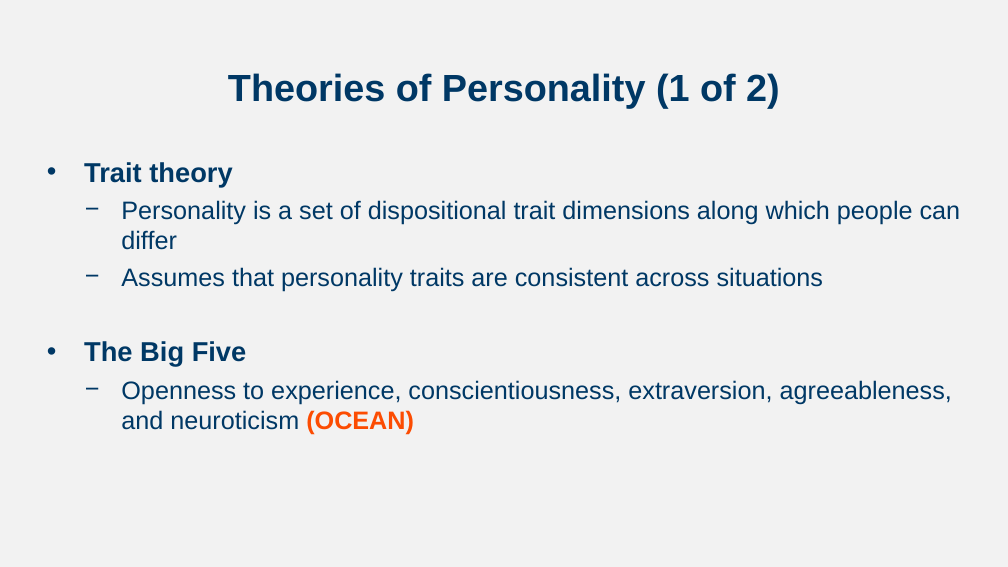
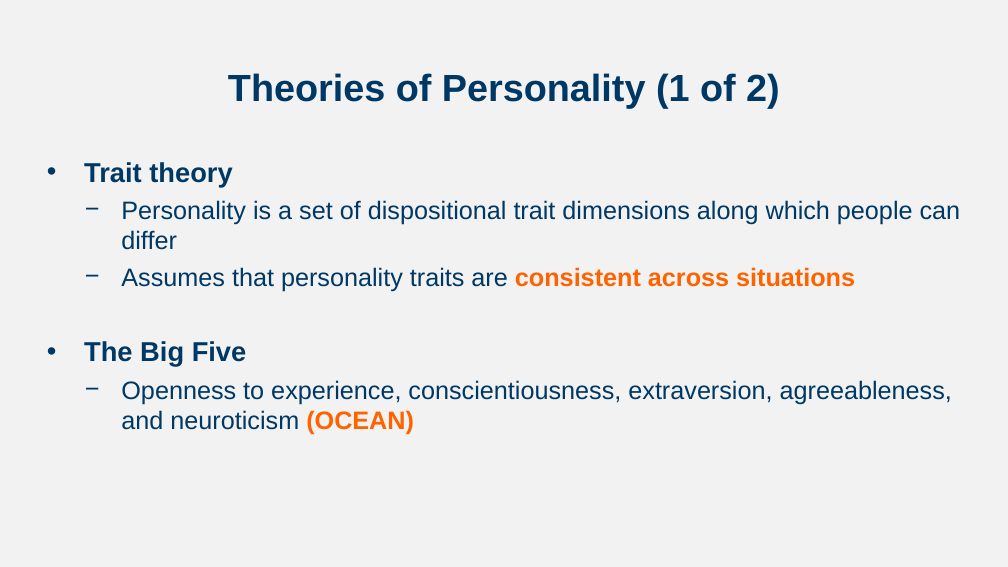
Before and after one commit to npm27/Teaching-Materials, a slide deck: slide 4 of Developmental Fall 23/Slides/Chapter 11.pptx. Drawn at 1008x567 pixels with LibreOffice and Linux fonts; fonts in the diff are those of the drawing. Boxes give left, top, right and bottom in pixels: in the first picture for what was removed or moved away, otherwise in the second. Text is boxed around its words. In the diff, an @@ line names an element or a change of style, - is before the commit and + after.

```diff
--- a/Developmental Fall 23/Slides/Chapter 11.pptx
+++ b/Developmental Fall 23/Slides/Chapter 11.pptx
@@ text at (x1=121, y1=267, x2=952, y2=435): text colour #003865 to #FF6300, bold on in "consistent across situations"; text colour #FC4C02 to #FF6300 in "(OCEAN)" @@
```
Also in this commit, not shown: 4 other slides changed, 2 slides added, 3 slides removed.
